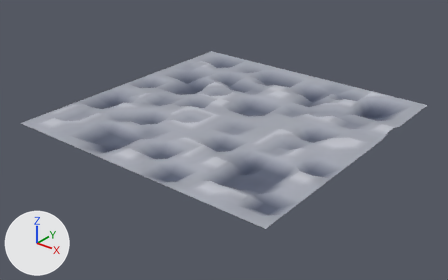
The FBX model Assets/Art/Terrain/Terrain_bumpy.fbx: old version first, new version second.
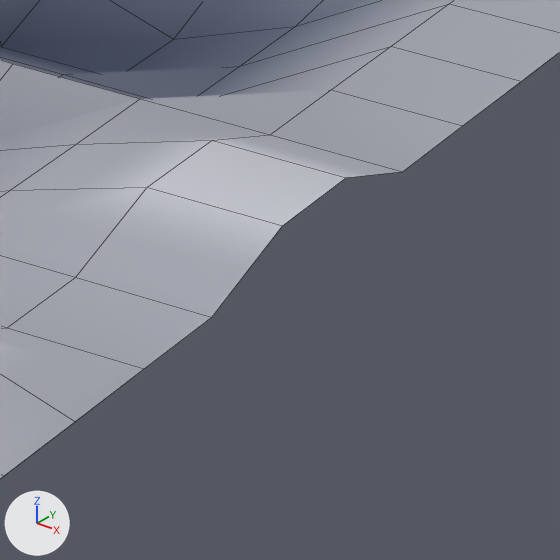
Old and new are each drawn whole from a camera (50 mm lens) standing at (0.3035, -0.3885, 0.2137) and looking at (0.0006, -0.01, -0.021) and again close up on the part from 81% to 92% of the width and 40% to 57% of the height. The lights are fixed; the arrows at lower left show +X, +Y and +Z. The close-ups show mesh edges as thin lines. Where no turn or scale is listed for an object, it has been applied to the vertices.

Names of what the first close-up shows: 'Terrain_bumpy'.
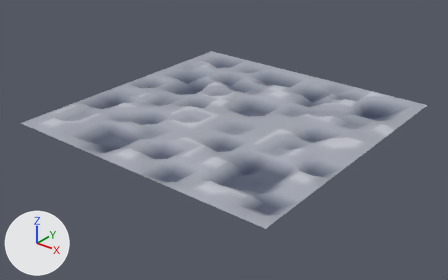
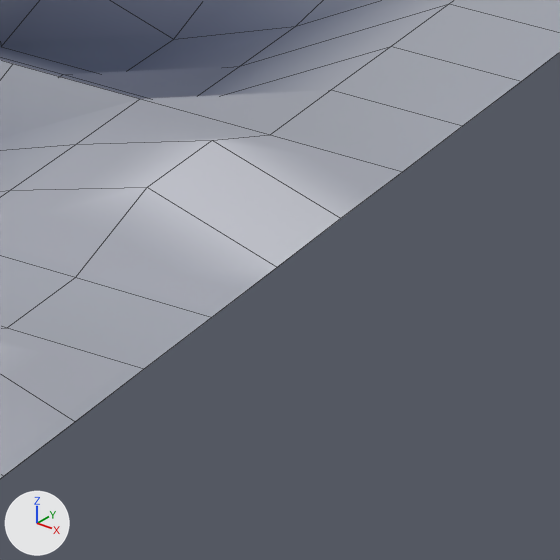
The change in detail:
me_mesh has 676 vertices, 625 faces and spans x -0.125..0.125, y -0.125..0.125, z -0.011..0.003.
me_mesh is used by ob_terrain_bumpy; location (0.0, 0.0, 0.0).
Part 1, on me_mesh:
Vertex 467 of me_mesh moves from (0.125, 0.045, 0.003) at pixel (282, 225) to (0.125, 0.045, 0.0) at pixel (277, 267).
Vertex 493 of me_mesh moves from (0.125, 0.055, 0.003) at pixel (346, 177) to (0.125, 0.055, 0.0) at pixel (340, 218).

Where the change shows, as pixel boxes [x1, y1, x2, y2] in the close-ups (560 x 560 px; the box of a moved part takes in the faces that stretch with it):
part 1 of me_mesh, moved or reshaped
    both: [76, 135, 402, 317]
